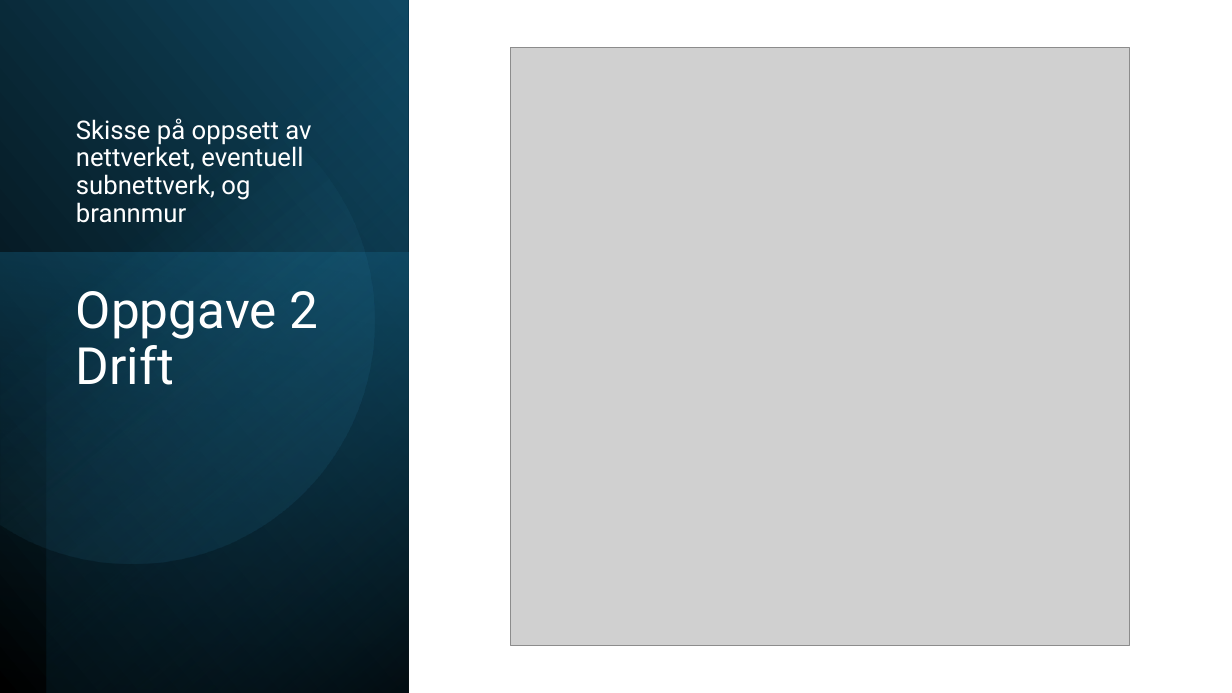
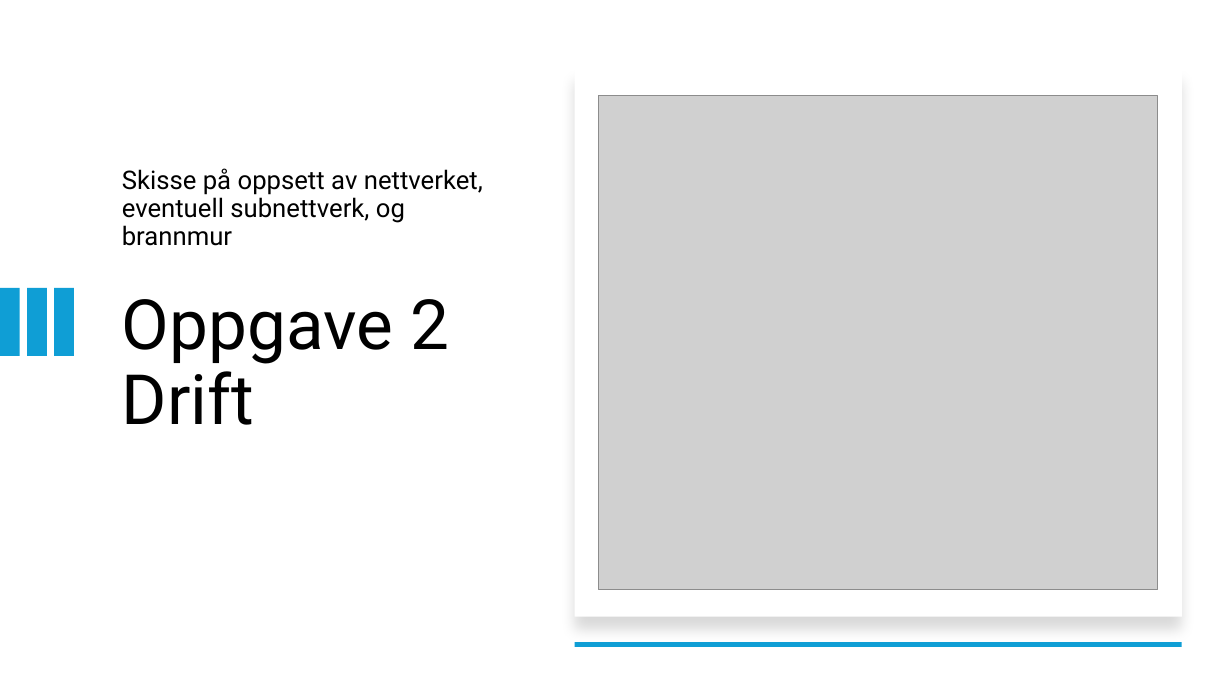
Before and after one commit to eepymafu/Tverrfaglig-Eksamen-Forberedelse, a slide deck: slide 5 of docs/Eksamensoppgave.pptx. Drawn at 1232x693 pixels with LibreOffice and Linux fonts; fonts in the diff are those of the drawing; grey boxes stand for pictures. Boxes give left, top, right and bottom in pixels: in the first picture for what was removed or moved away, otherwise in the second. Text is boxed around its words. In the diff, an @@ line names an element or a change of style, - is before the commit and + after.

```diff
--- a/docs/Eksamensoppgave.pptx
+++ b/docs/Eksamensoppgave.pptx
@@ rectangle removed at (x1=0, y1=0, x2=409, y2=693) @@
@@ rectangle removed at (x1=46, y1=0, x2=409, y2=693) @@
@@ freeform shape removed at (x1=0, y1=48, x2=419, y2=607) @@
@@ text "Skisse på oppsett av nettverket, ..." moved from (x1=76, y1=118, x2=311, y2=223) to (x1=122, y1=168, x2=483, y2=246) @@
@@ text "Skisse på oppsett av nettverket, ..." at (x1=122, y1=168, x2=483, y2=246): text colour #FFFFFF to #000000 @@
@@ rectangle added at (x1=575, y1=68, x2=1182, y2=616), fill #FFFFFF @@
@@ picture resized from (x1=511, y1=47, x2=1130, y2=646) to (x1=599, y1=96, x2=1158, y2=590) @@
@@ rectangle removed at (x1=0, y1=253, x2=409, y2=693) @@
@@ rectangle added at (x1=0, y1=288, x2=19, y2=357), fill #0F9ED5 @@
@@ rectangle added at (x1=27, y1=288, x2=46, y2=357), fill #0F9ED5 @@
@@ rectangle added at (x1=55, y1=288, x2=74, y2=357), fill #0F9ED5 @@
@@ title "Oppgave 2 Drift" moved from (x1=76, y1=291, x2=318, y2=385) to (x1=122, y1=299, x2=449, y2=425) @@
@@ title "Oppgave 2 Drift" at (x1=122, y1=299, x2=449, y2=425): size 40 to 54 pt, text colour #FFFFFF to #000000 @@
@@ rectangle added at (x1=575, y1=642, x2=1182, y2=647), fill #0F9ED5 @@
```
Also in this commit, not shown: 1 other slide changed, 3 other files.
